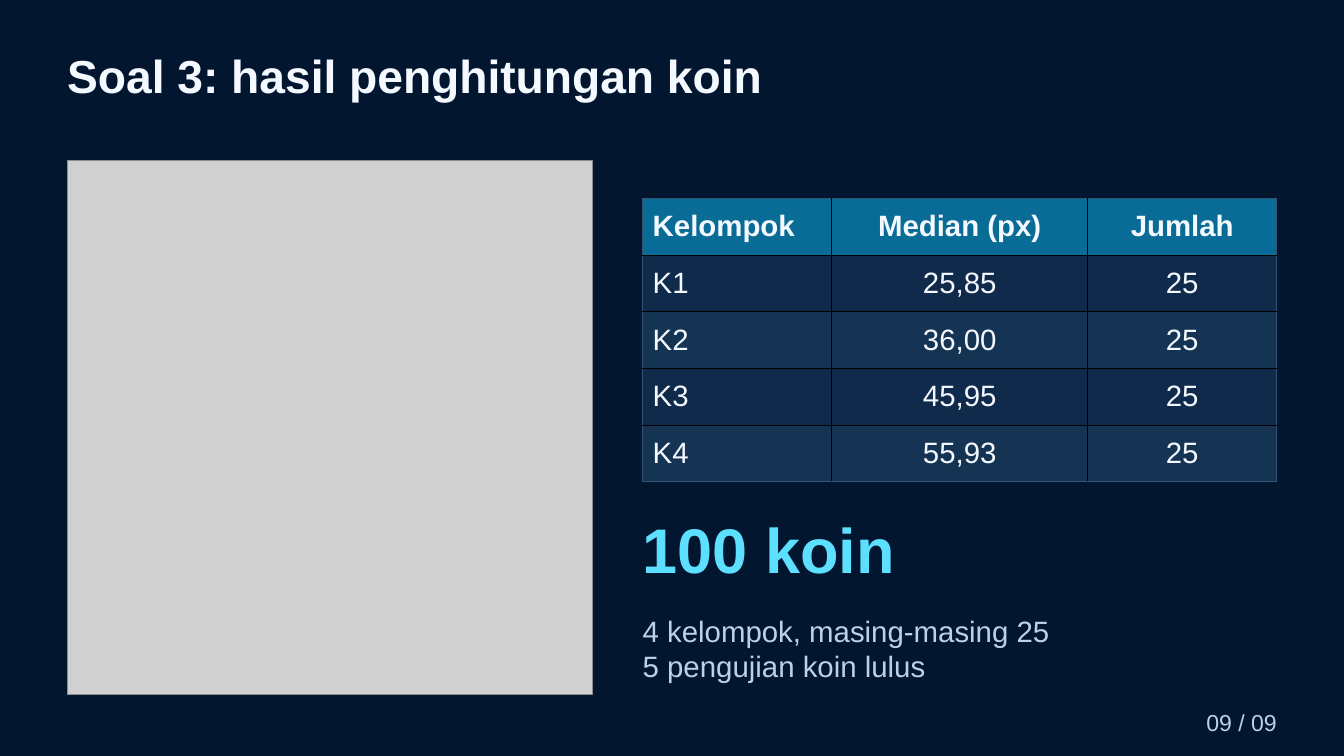
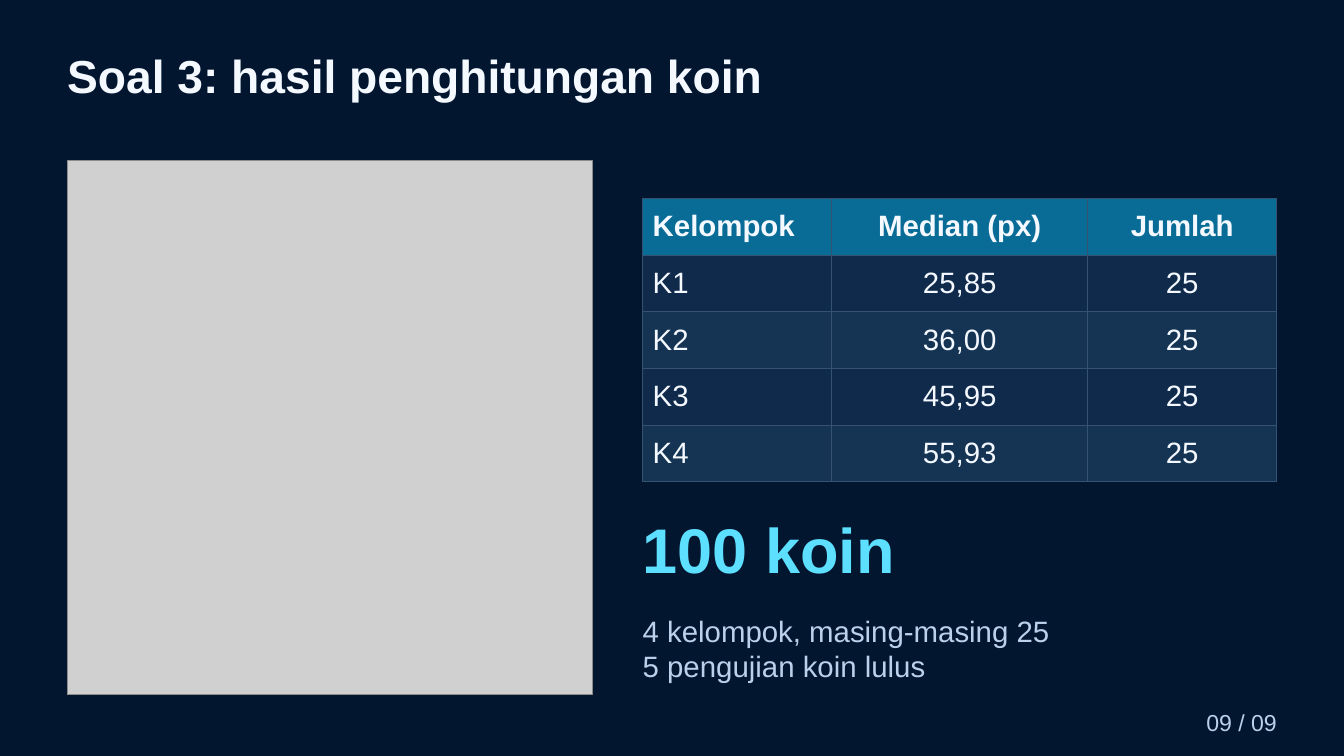
Before and after one commit to Bambang-code/uts-pcd-kelompok-9, a slide deck: slide 10 of laporan/ppt/presentasi-uts-pcd-kelompok-9.pptx. Drawn at 1344x756 pixels with LibreOffice and Linux fonts; fonts in the diff are those of the drawing; grey boxes stand for pictures; background and template pictures are left out. Boxes give left, top, right and bottom in pixels: in the first picture for what was removed or moved away, otherwise in the second. Text is boxed around its words. In the diff, an @@ line names an element or a change of style, - is before the commit and + after.

```diff
--- a/laporan/ppt/presentasi-uts-pcd-kelompok-9.pptx
+++ b/laporan/ppt/presentasi-uts-pcd-kelompok-9.pptx
@@ table at box(643, 199, 1278, 482) @@
@@ borders changed @@
```
Also in this commit, not shown: 7 other slides changed, 41 other files.
